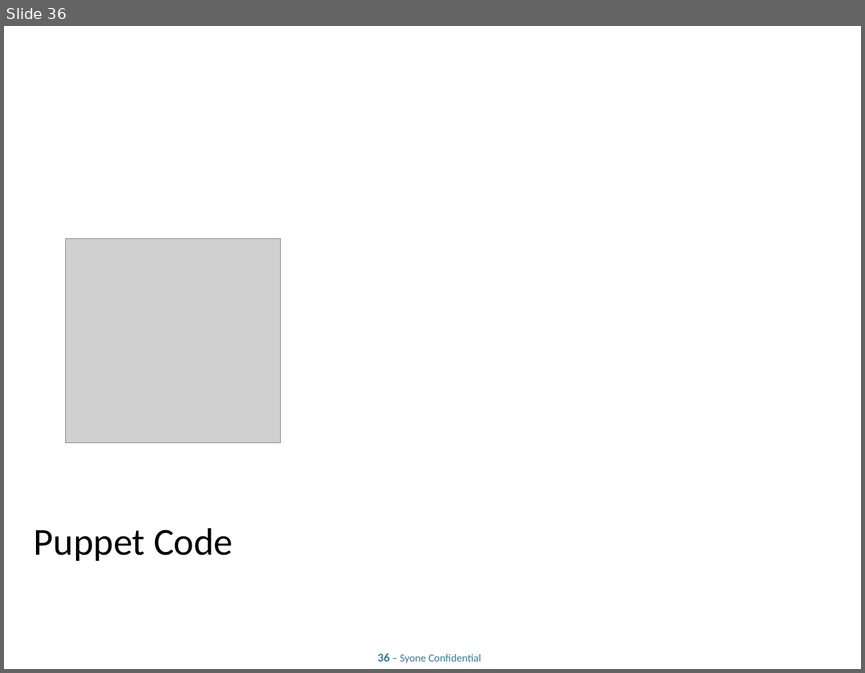
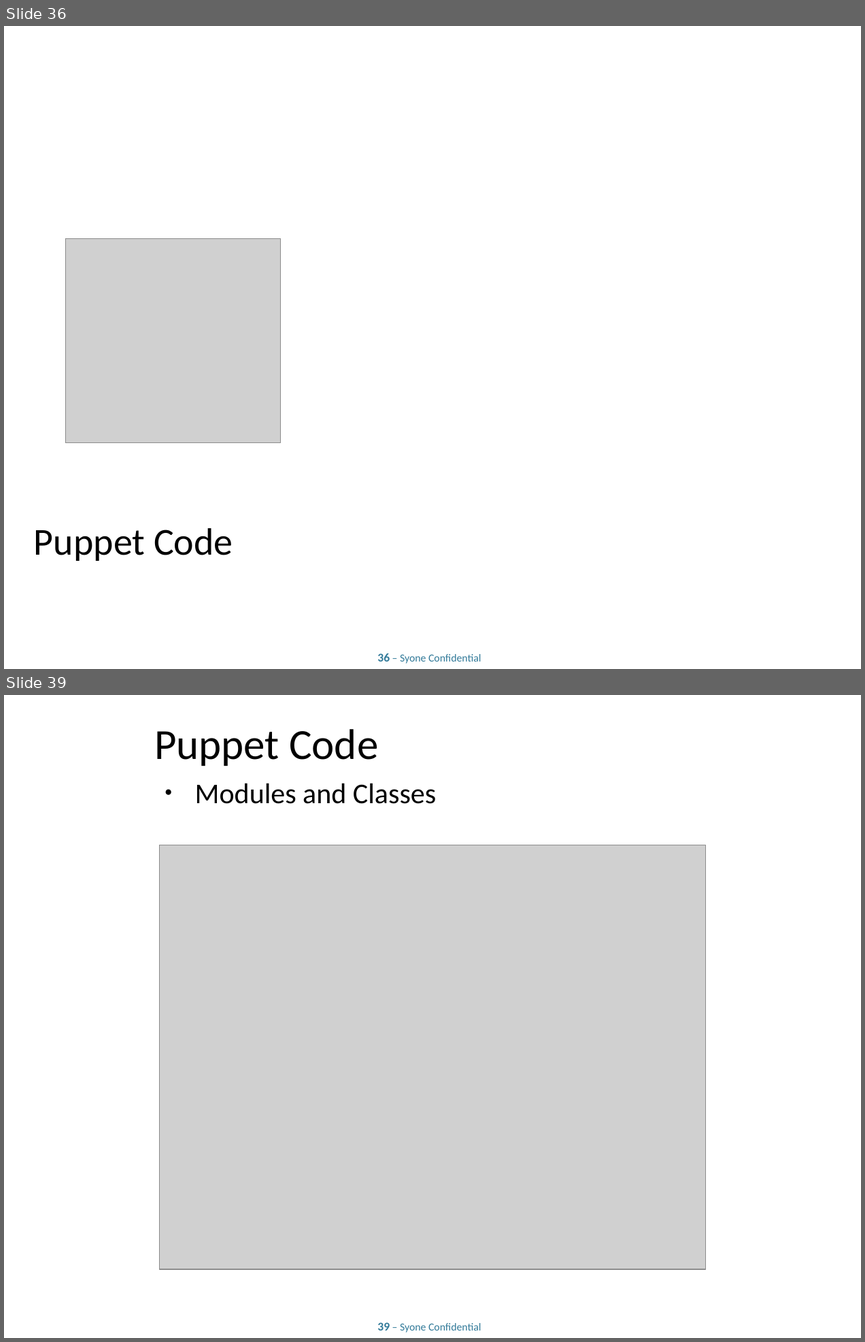
Before and after one commit to lpalgarvio/puppet-training, a slide deck: presentation/Advanced Puppet.odp. Shown one above the other, each under a label of ours: slide 36 before the commit, slides 36 and 39 after it; the slides between them are not shown. The pictures are 865x673 and 865x1342 pixels, drawn with LibreOffice and Linux fonts; fonts in the diff are those of the drawing; grey boxes stand for pictures; background and template pictures are left out. Boxes give left, top, right and bottom in pixels: in the first picture for what was removed or moved away, otherwise in the second. Text is boxed around its words. In the diff, an @@ line names an element or a change of style, - is before the commit and + after.

```diff
--- a/presentation/Advanced Puppet.odp
+++ b/presentation/Advanced Puppet.odp
@@ slide 39 added at [4, 695, 861, 1338], background #FFFFFF; not listed: 1 template element that a slide beside it also shows @@
@@ title added at [154, 729, 378, 766], 36 pt, text #000000 @@
+Puppet Code
@@ text added at [195, 783, 436, 804], 24 pt, text #000000 @@
+● Modules and Classes
@@ picture added at [159, 845, 706, 1269] @@
```
Also in this commit, not shown: 6 slides changed, 8 other slides added, 4 other files.
